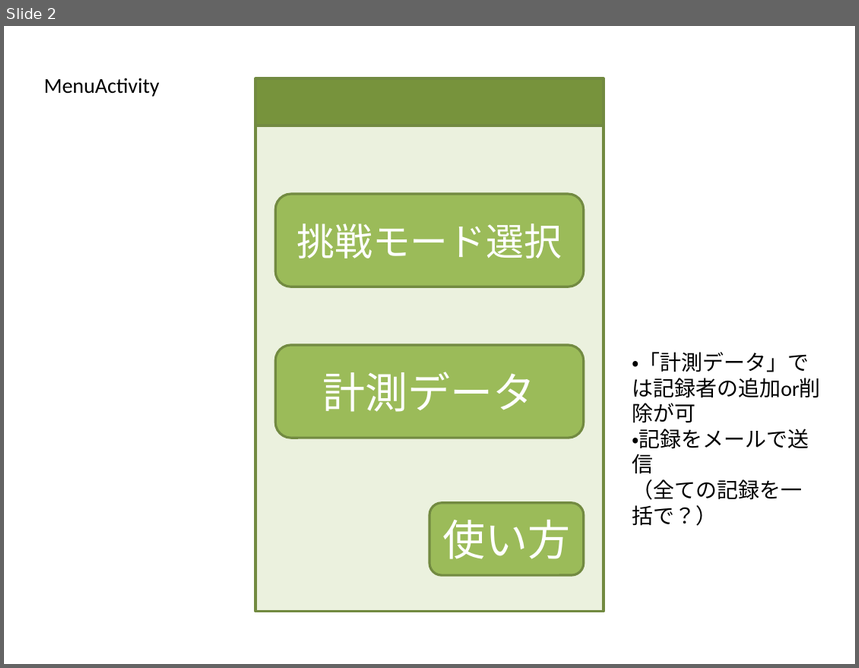
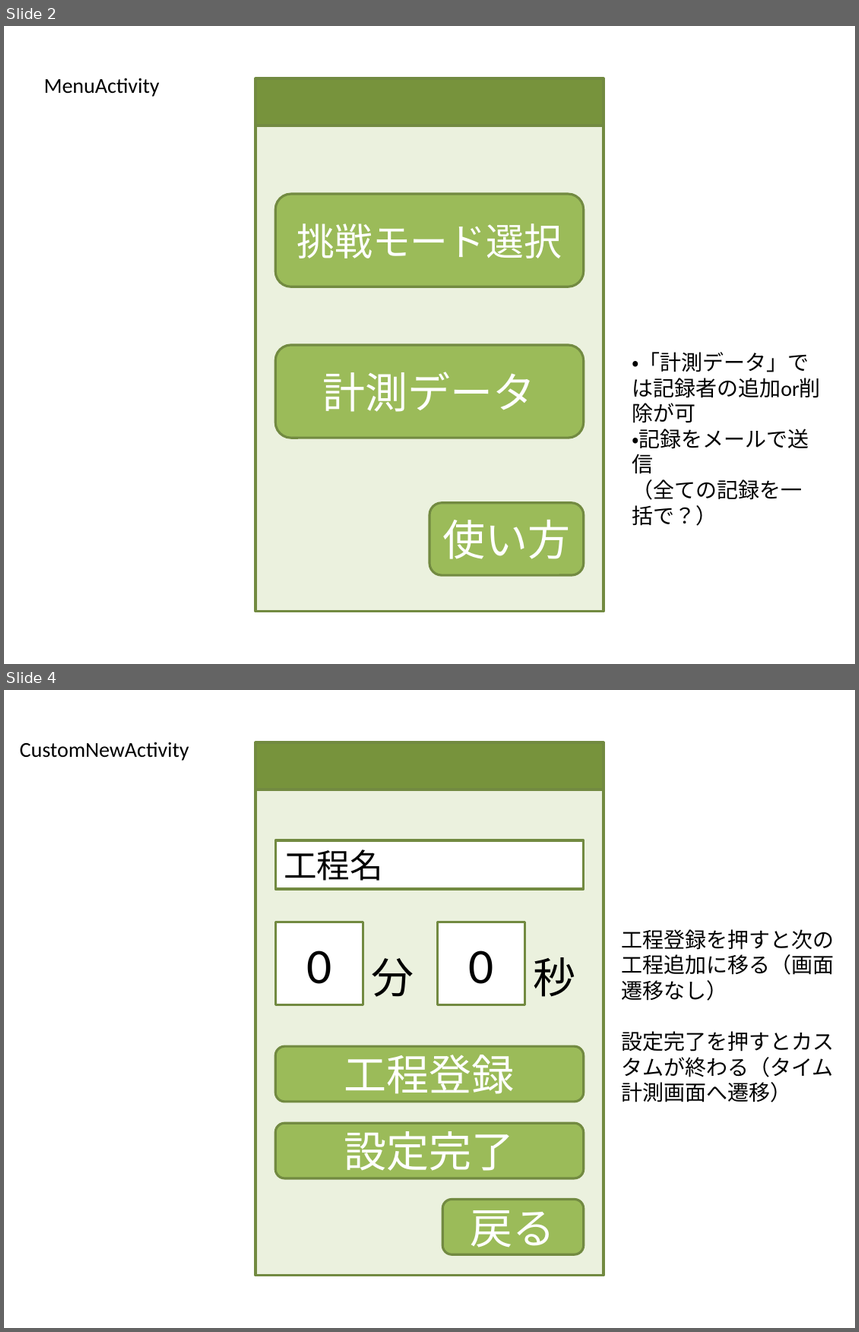
Before and after one commit to MayuOkuda/soba, a slide deck: memo/そばUI2.pptx. Shown one above the other, each under a label of ours: slide 2 before the commit, slides 2 and 4 after it; the slides between them are not shown. The pictures are 859x668 and 859x1332 pixels, drawn with LibreOffice and Linux fonts; fonts in the diff are those of the drawing. Boxes give left, top, right and bottom in pixels: in the first picture for what was removed or moved away, otherwise in the second. Text is boxed around its words. In the diff, an @@ line names an element or a change of style, - is before the commit and + after.

Commit message:
そばUI2.pptxに仕様を追加

```diff
--- a/memo/そばUI2.pptx
+++ b/memo/そばUI2.pptx
@@ slide 4 added at (x1=4, y1=690, x2=855, y2=1328), background #FFFFFF @@
@@ text added at (x1=20, y1=742, x2=189, y2=761), 18 pt, text #000000 @@
+CustomNewActivity
@@ rectangle added at (x1=255, y1=742, x2=603, y2=1276), fill #EBF1DE, outline #738A42 2 pt @@
@@ rectangle added at (x1=255, y1=742, x2=603, y2=790), fill #77933C, outline #738A42 2 pt @@
@@ rectangle added at (x1=275, y1=840, x2=584, y2=889), fill #FFFFFF, outline #738A42 2 pt, 28 pt, text #000000 @@
+工程名
@@ rectangle added at (x1=275, y1=923, x2=363, y2=1005), fill #FFFFFF, outline #738A42 2 pt, 42 pt, text #000000 @@
+0
@@ rectangle added at (x1=437, y1=923, x2=525, y2=1005), fill #FFFFFF, outline #738A42 2 pt, 42 pt, text #000000 @@
+0
@@ text added at (x1=621, y1=929, x2=834, y2=1103), 18 pt, text #000000 @@
+工程登録を押すと次の工程追加に移る（画面遷移なし）
+設定完了を押すとカスタムが終わる（タイム計測画面へ遷移）
@@ text added at (x1=372, y1=958, x2=414, y2=997), 36 pt, text #000000 @@
+分
@@ text added at (x1=534, y1=958, x2=576, y2=997), 36 pt, text #000000 @@
+秒
@@ rounded rectangle added at (x1=275, y1=1046, x2=584, y2=1102), fill #9BBB59, outline #738A42 2 pt, 36 pt, text #FFFFFF @@
+工程登録
@@ rounded rectangle added at (x1=275, y1=1123, x2=584, y2=1179), fill #9BBB59, outline #738A42 2 pt, 36 pt, text #FFFFFF @@
+設定完了
@@ rounded rectangle added at (x1=443, y1=1200, x2=584, y2=1255), fill #9BBB59, outline #738A42 2 pt, 36 pt, text #FFFFFF @@
+戻る
```
Also in this commit, not shown: 1 slide changed, 2 other slides added, 1 slide removed.
